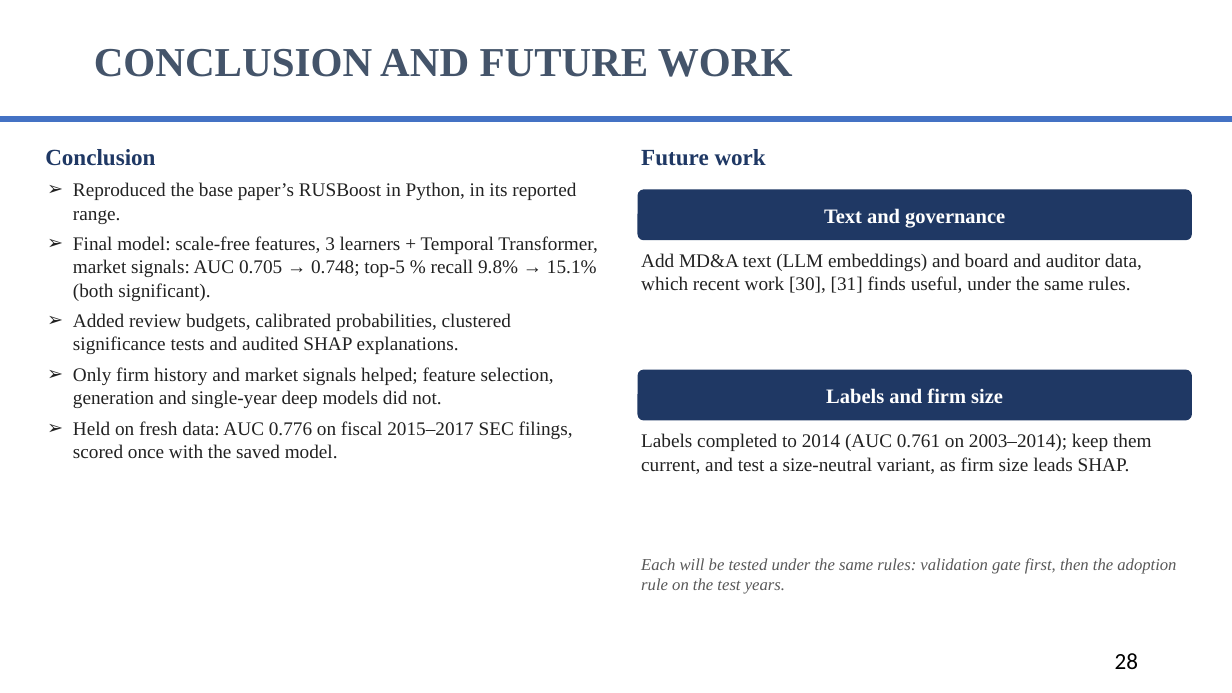
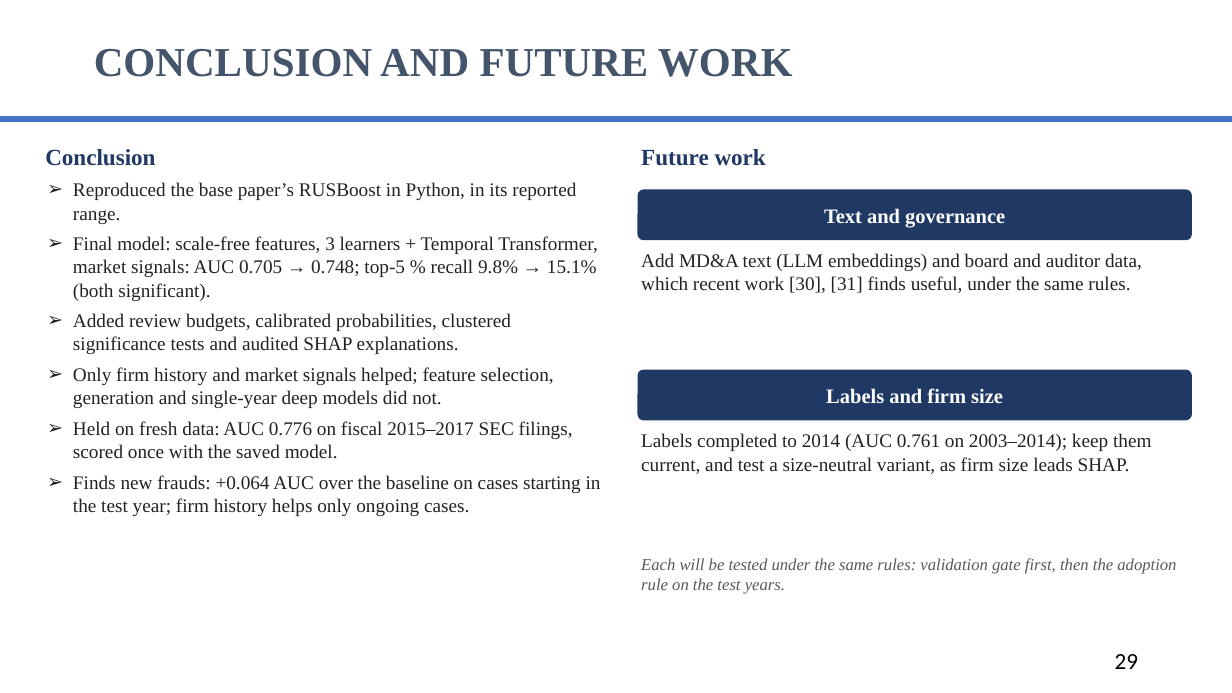
Before and after one commit to dhruv-37/Final-Year-Project-Minor, a slide deck: slide 30 of presentation/Fraud_Detection_Midterm_IIITR.pptx (slide 29 before the commit). Drawn at 1232x693 pixels with LibreOffice and Linux fonts; fonts in the diff are those of the drawing; background and template pictures are left out. Boxes give left, top, right and bottom in pixels: in the first picture for what was removed or moved away, otherwise in the second. Text is boxed around its words. In the diff, an @@ line names an element or a change of style, - is before the commit and + after.

```diff
--- a/presentation/Fraud_Detection_Midterm_IIITR.pptx
+++ b/presentation/Fraud_Detection_Midterm_IIITR.pptx
@@ text at box(73, 475, 601, 516): paragraph added @@
+➢ Finds new frauds: +0.064 AUC over the baseline on cases starting in the test year; firm history helps only ongoing cases.
@@ page number at box(1115, 654, 1138, 669): text changed @@
-28
+29
```
Also in this commit, not shown: 1 slide added, 16 other files.
